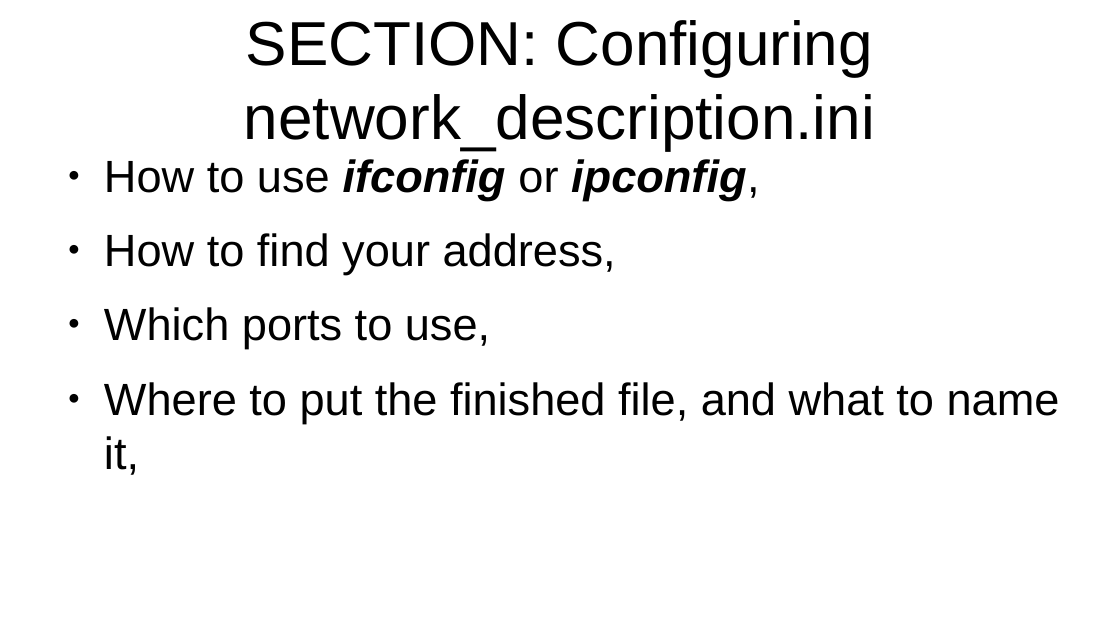
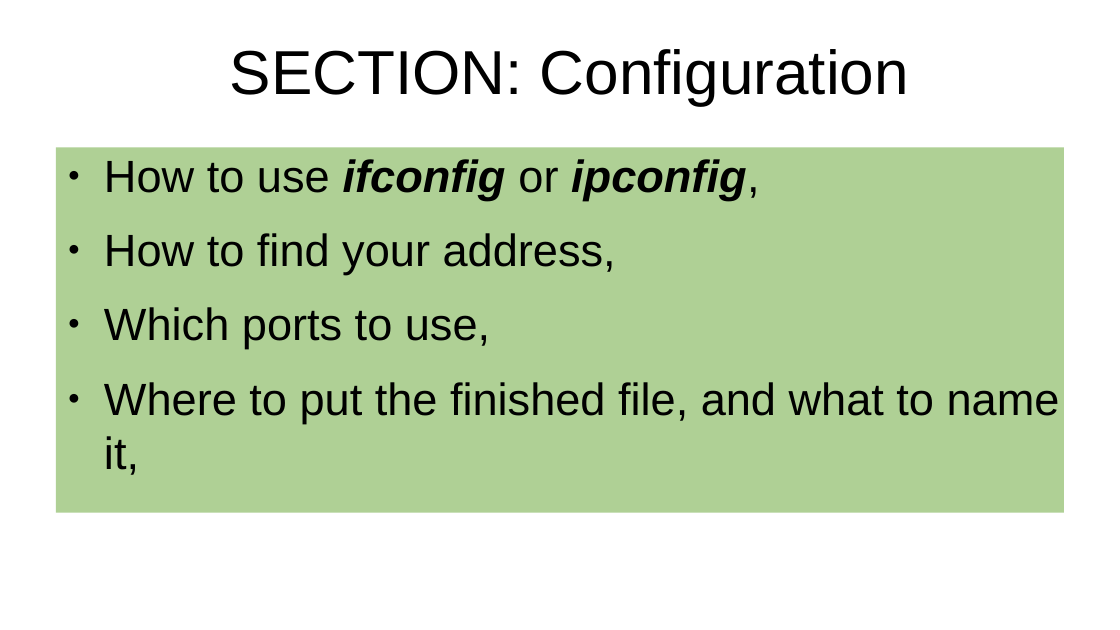
Before and after one commit to seventeenmagpie/skope-mrshim, a slide deck: slide 6 of shimmer/docs/user_guide_with_images.odp. Drawn at 1120x630 pixels with LibreOffice and Linux fonts; fonts in the diff are those of the drawing. Boxes give left, top, right and bottom in pixels: in the first picture for what was removed or moved away, otherwise in the second. Text is boxed around its words. In the diff, an @@ line names an element or a change of style, - is before the commit and + after.

Commit message:
Final version before back in September  - Ran code through style enforcer,  - Added network diagram and file structure screenshot to powerpoint,    made various other edits,  - Tested code on MRShim laptop, fixed bugs, also fixed python control    examples,

```diff
--- a/shimmer/docs/user_guide_with_images.odp
+++ b/shimmer/docs/user_guide_with_images.odp
@@ title removed at [244, 20, 875, 151] @@
-SECTION: Configuring network_description.ini
@@ title added at [230, 49, 909, 105], 44 pt, text #000000 @@
+SECTION: Configuration
@@ text "How to use ifconfig or ...": place and size @@
-text "How to use ifconfig or ..." at [104, 159, 1060, 475]
+text "How to use ifconfig or ..." at [56, 147, 1064, 513]
@@ text "How to use ifconfig or ..." at [56, 147, 1064, 513]: fill none to #AFD095 @@
```
Also in this commit, not shown: 11 other slides changed, 1 slide added, 1 slide removed, 8 other files.
